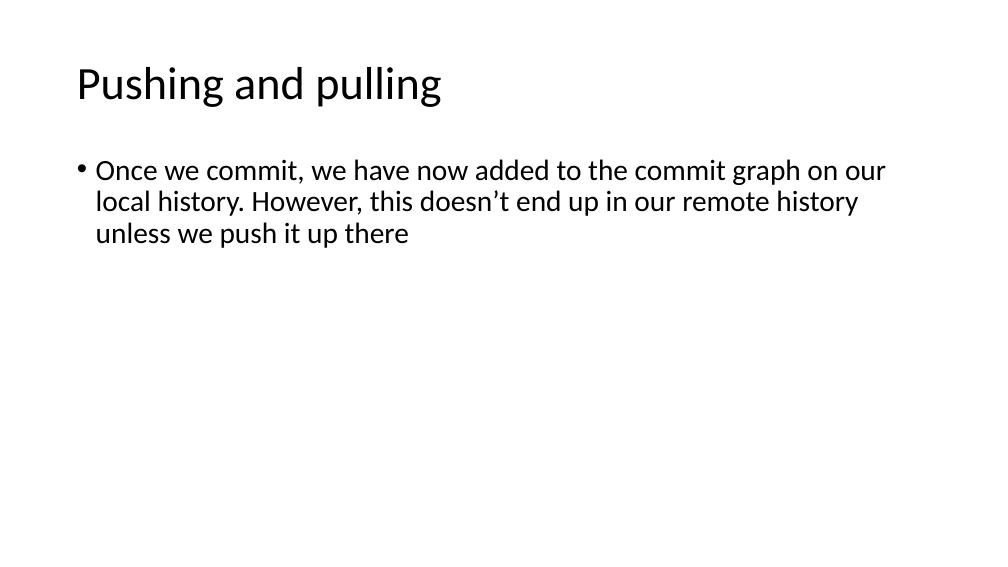
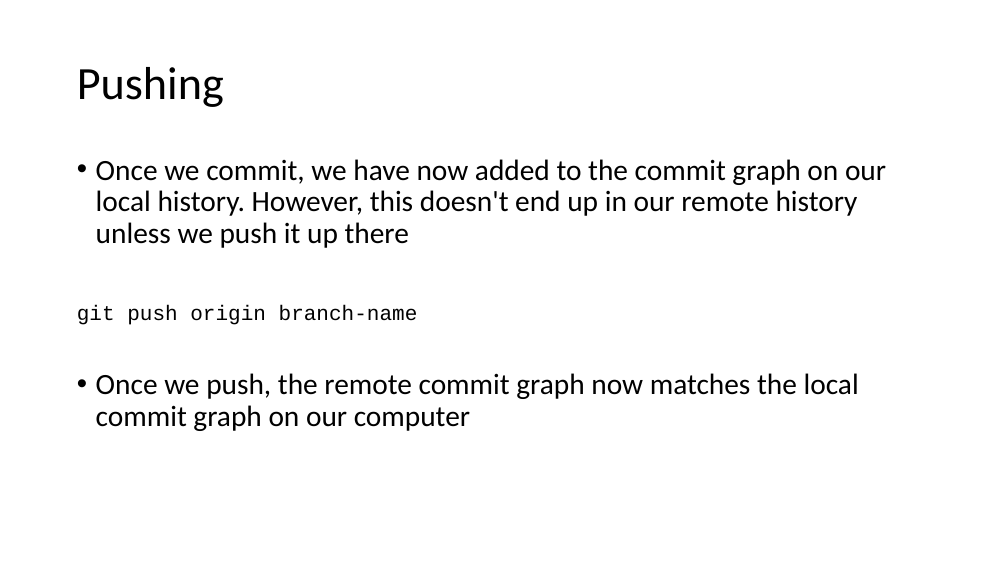
Before and after one commit to yixinsun1216/epic_orientation, a slide deck: slide 11 of Git/git_session.pptx (slide 10 before the commit). Drawn at 1008x567 pixels with LibreOffice and Linux fonts; fonts in the diff are those of the drawing. Boxes give left, top, right and bottom in pixels: in the first picture for what was removed or moved away, otherwise in the second. Text is boxed around its words. In the diff, an @@ line names an element or a change of style, - is before the commit and + after.

```diff
--- a/Git/git_session.pptx
+++ b/Git/git_session.pptx
@@ title at box(77, 67, 224, 107): text changed @@
-Pushing and pulling
+Pushing
@@ text at box(77, 159, 886, 431): text changed @@
-• Once we commit, we have now added to the commit graph on our local history. However, this doesn’t end up in our remote history unless we push it up there
+• Once we commit, we have now added to the commit graph on our local history. However, this doesn't end up in our remote history unless we push it up there
+git push origin branch-name
+• Once we push, the remote commit graph now matches the local commit graph on our computer
```
Also in this commit, not shown: 4 other slides changed, 7 slides added, 2 slides removed.
